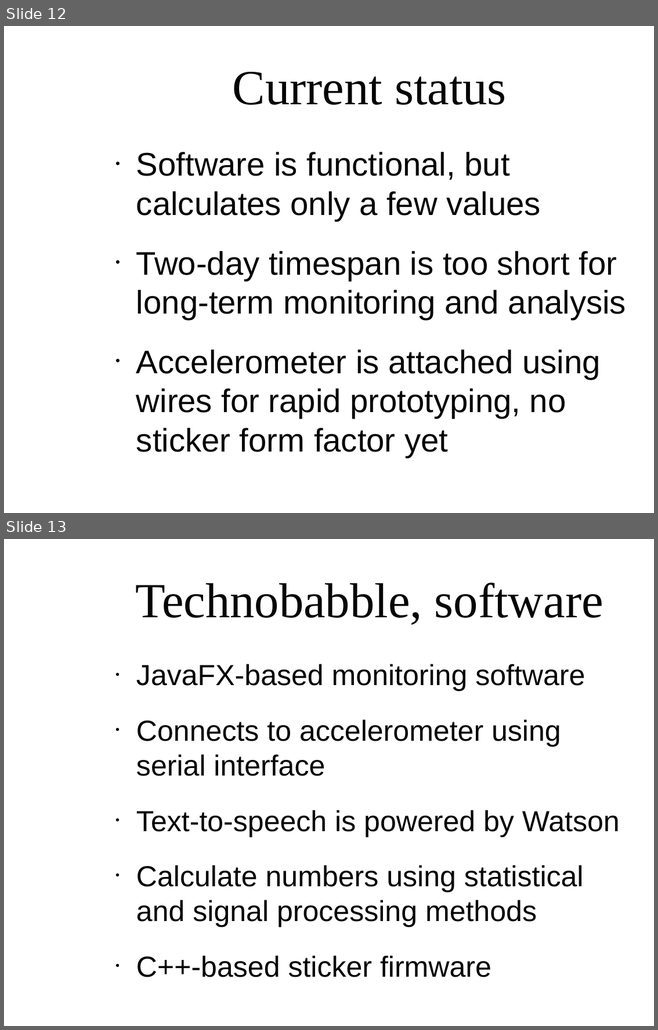
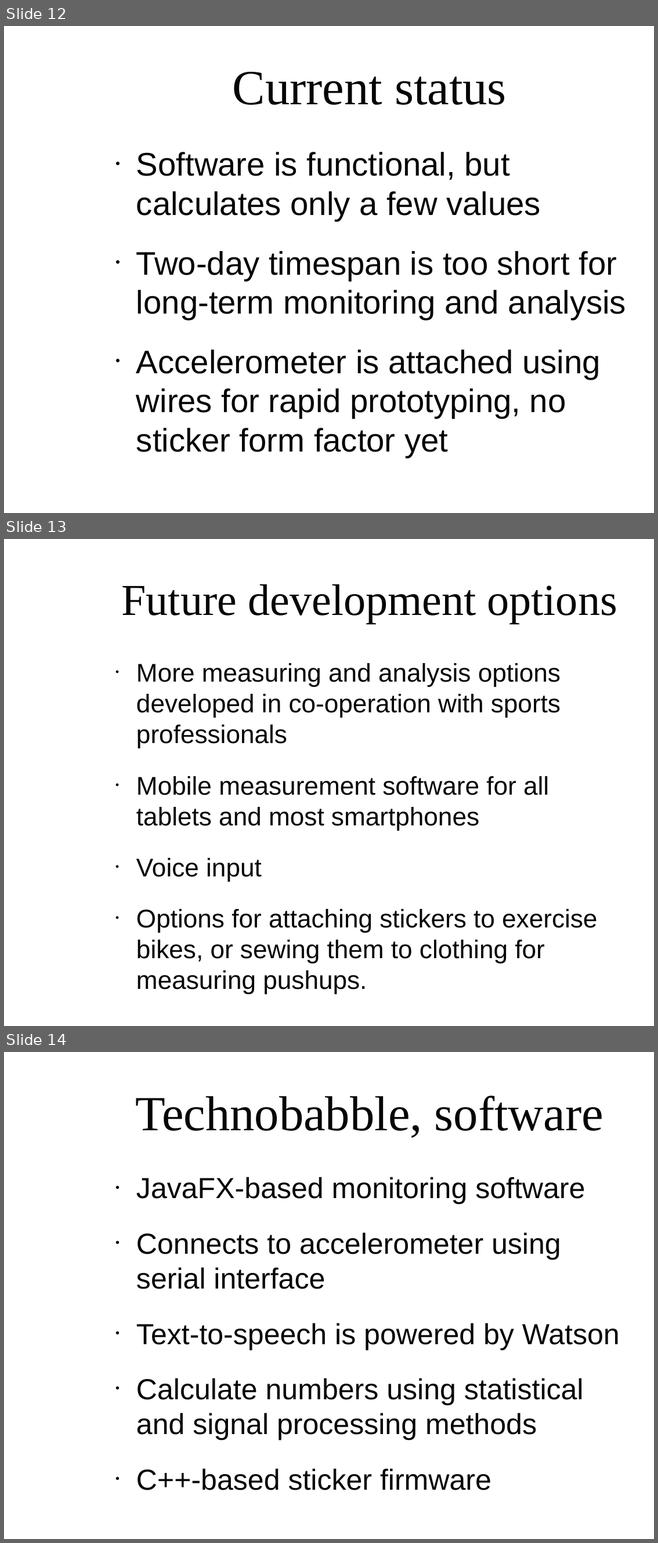
Before and after one commit to ilmoeuro/futurehack2016, a slide deck: doc/presentation.odp. Shown one above the other, each under a label of ours: slides 12 and 13 before the commit, slides 12, 13 and 14 after it. The pictures are 658x1030 and 658x1543 pixels, drawn with LibreOffice and Linux fonts; fonts in the diff are those of the drawing; background and template pictures are left out. Boxes give left, top, right and bottom in pixels: in the first picture for what was removed or moved away, otherwise in the second. Text is boxed around its words. In the diff, an @@ line names an element or a change of style, - is before the commit and + after.

```diff
--- a/doc/presentation.odp
+++ b/doc/presentation.odp
@@ slide 13 added at (x1=4, y1=539, x2=654, y2=1026), background picture (left out) @@
@@ title added at (x1=121, y1=584, x2=617, y2=624), 54 pt, text #050505 @@
+Future development options
@@ text added at (x1=136, y1=663, x2=597, y2=994), 31.3 pt, text #050505 @@
+● More measuring and analysis options developed in co-operation with sports professionals
+● Mobile measurement software for all tablets and most smartphones
+● Voice input
+● Options for attaching stickers to exercise bikes, or sewing them to clothing for measuring pushups.
@@ what was slide 13 is now slide 14 @@
```
Also in this commit, not shown: 3 slides changed.
